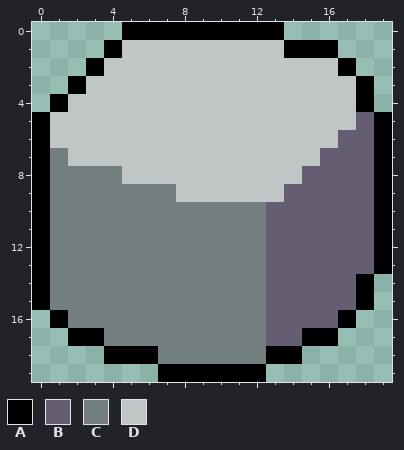
Pixel-art sprite, stored at Goblin King/Assets/Resources/Art/Items/Item_Stone.png. The first picture shows the starting point.
The file is 20x20 pixels.
Palette (. is transparent): A #000000  B #655e72  C #727e7f  D #c0c6c6
Pixels before, first column x 0:
 0 .....AAAAAAAAA......
 1 ....ADDDDDDDDDAAA...
 2 ...ADDDDDDDDDDDDDA..
 3 ..ADDDDDDDDDDDDDDDA.
 4 .ADDDDDDDDDDDDDDDDA.
 5 ADDDDDDDDDDDDDDDDDBA
 6 ADDDDDDDDDDDDDDDDBBA
 7 ACDDDDDDDDDDDDDDBBBA
 8 ACCCCDDDDDDDDDDBBBBA
 9 ACCCCCCCDDDDDDBBBBBA
10 ACCCCCCCCCCCCBBBBBBA
11 ACCCCCCCCCCCCBBBBBBA
12 ACCCCCCCCCCCCBBBBBBA
13 ACCCCCCCCCCCCBBBBBBA
14 ACCCCCCCCCCCCBBBBBA.
15 ACCCCCCCCCCCCBBBBBA.
16 .ACCCCCCCCCCCBBBBA..
17 ..AACCCCCCCCCBBAA...
18 ....AAACCCCCCAA.....
19 .......AAAAAA.......
The result:
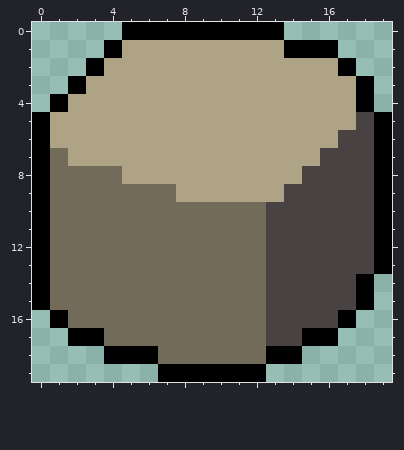
Change:
Colour B changes from #655e72 to #494243.
Colour C changes from #727e7f to #726b5a.
Colour D changes from #c0c6c6 to #afa385.
Pixel boxes of the changes (left, top, right, bottom) in both pictures:
changed: (50, 40, 374, 364)
